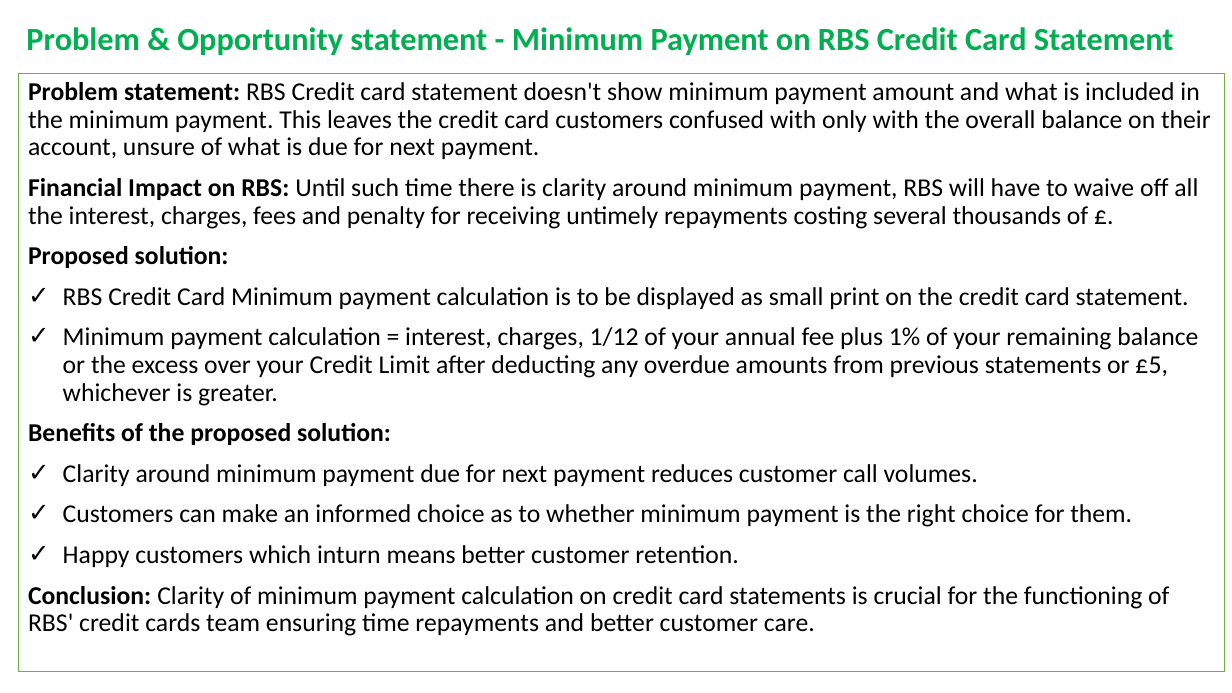
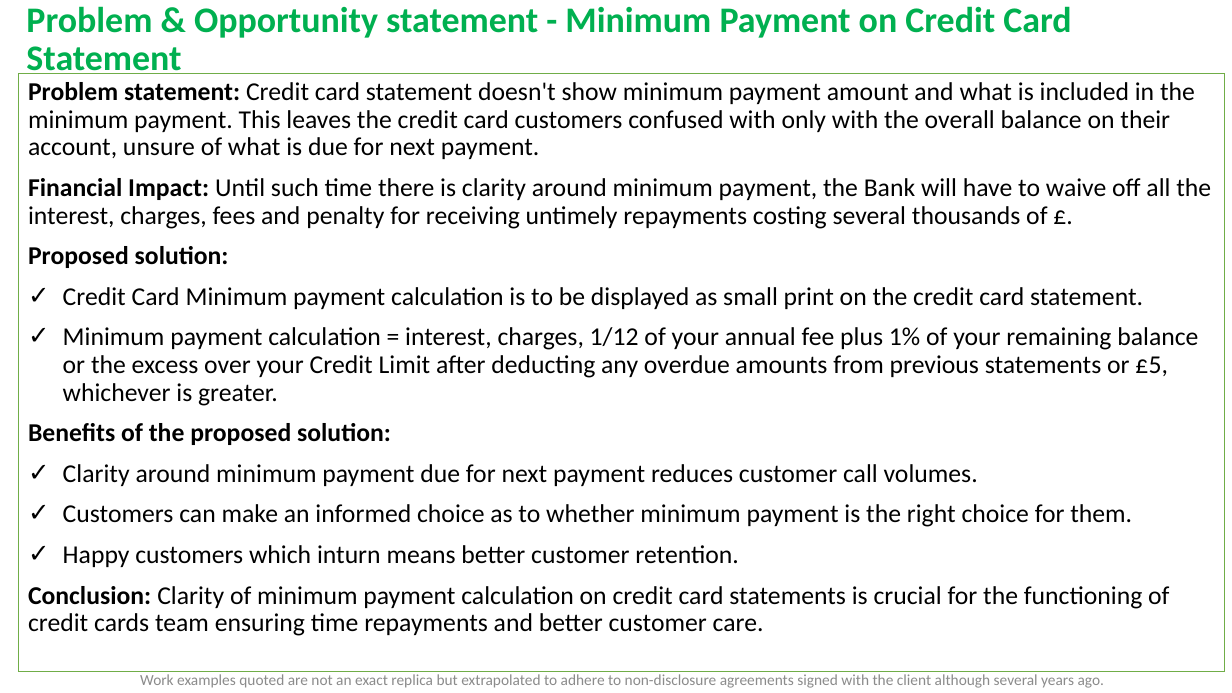
Before and after one commit to RaghavanKasthuri/Business-Analysis, a slide deck: slide 2 of Problem and Opportunity Statement.pptx. Drawn at 1232x693 pixels with LibreOffice and Linux fonts; fonts in the diff are those of the drawing. Boxes give left, top, right and bottom in pixels: in the first picture for what was removed or moved away, otherwise in the second. Text is boxed around its words. In the diff, an @@ line names an element or a change of style, - is before the commit and + after.

```diff
--- a/Problem and Opportunity Statement.pptx
+++ b/Problem and Opportunity Statement.pptx
@@ title at (26, 6, 1071, 74): text changed; size 25.2 to 28 pt @@
-Problem & Opportunity statement - Minimum Payment on RBS Credit Card Statement
+Problem & Opportunity statement - Minimum Payment on Credit Card Statement
@@ text at (28, 82, 1211, 229): text changed @@
-Problem statement: RBS Credit card statement doesn't show minimum payment amount and what is included in the minimum payment. This leaves the credit card customers confused with only with the overall balance on their account, unsure of what is due for next payment.
-Financial Impact on RBS: Until such time there is clarity around minimum payment, RBS will have to waive off all the interest, charges, fees and penalty for receiving untimely repayments costing several thousands of £.
+Problem statement: Credit card statement doesn't show minimum payment amount and what is included in the minimum payment. This leaves the credit card customers confused with only with the overall balance on their account, unsure of what is due for next payment.
+Financial Impact: Until such time there is clarity around minimum payment, the Bank will have to waive off all the interest, charges, fees and penalty for receiving untimely repayments costing several thousands of £.
@@ text at (63, 287, 1143, 309): text changed @@
-✓ RBS Credit Card Minimum payment calculation is to be displayed as small print on the credit card statement.
+✓ Credit Card Minimum payment calculation is to be displayed as small print on the credit card statement.
@@ text at (28, 586, 1169, 636): text changed @@
-Conclusion: Clarity of minimum payment calculation on credit card statements is crucial for the functioning of RBS' credit cards team ensuring time repayments and better customer care.
+Conclusion: Clarity of minimum payment calculation on credit card statements is crucial for the functioning of credit cards team ensuring time repayments and better customer care.
@@ text added at (140, 674, 1104, 688), 12 pt, text #8C8C8C @@
+Work examples quoted are not an exact replica but extrapolated to adhere to non-disclosure agreements signed with the client although several years ago.
```
Also in this commit, not shown: 1 other slide changed, 10 other files.
